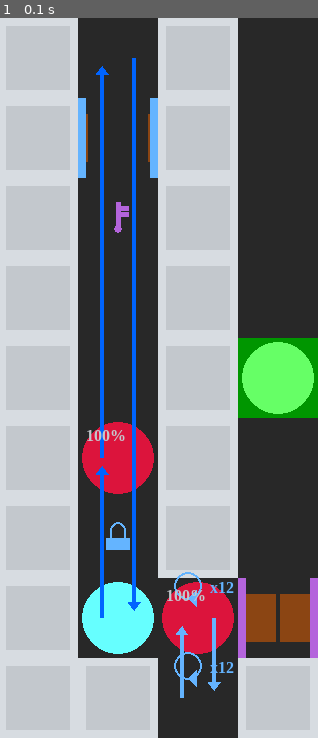
Above: before the commit, frame 1.
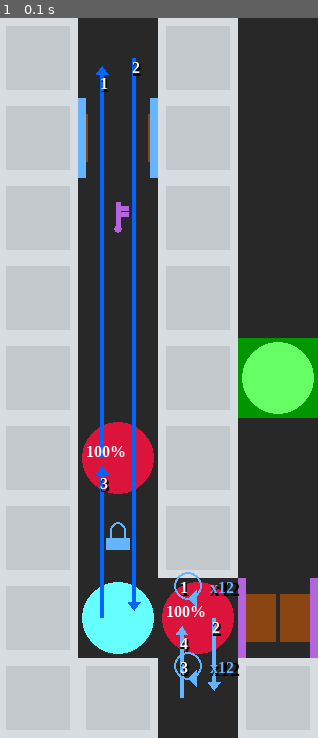
Above: after the commit, the same moment.

Repository: WingedSeal/mazegame
Game: pygame game, started from src/main.py
Same seed, same stepped clock (60 frames per second), same inputs: the game is played once before the commit and once after it.
Inputs:
- Up to frame 1 (0.1 s): no input

The runs differ from the first frame. In frame 1, 0.8% of the frame differs, in the area x 27-76%, y 6-92%.

Commit message:
feat: improve preview quality

Diff:
--- a/src/mazegame/preview.py
+++ b/src/mazegame/preview.py
@@ -7,9 +7,11 @@
 
 from .direction import Direction
 from .game import Game
-from .map import _BLOCK_COLOR, Enemy, Map, SurfsType
-
-
+from .map import Enemy, Map, SurfsType
+
+
+_TEXT_COLOR = pygame.Color(255, 255, 255)
+_TEXT_SHADOW_COLOR = pygame.Color(0, 0, 0)
 _ARROW_PADDING = 0.3
 _ARROW_WIDTH = 0.05
 _ARROW_HEAD_HEIGHT = 0.1
@@ -121,6 +123,12 @@
         self.tile_size, self.screen_width, self.screen_height = self._get_tile_size()
         pygame.init()
         pygame.font.init()
+        self.font = pygame.font.SysFont(
+            "Times New Roman", self.tile_size // 5, bold=True
+        )
+        self.font_shadow = pygame.font.SysFont(
+            "Times New Roman", self.tile_size // 4, bold=True
+        )
         self.display_surface = pygame.display.set_mode(
             (self.screen_width, self.screen_height)
         )
@@ -159,21 +167,24 @@
     def draw_halt(
         self, pos: tuple[int, int], times: int, color: pygame.Color, index: int
     ) -> None:
-        self.surface_overlay.blit(
-            pygame.font.SysFont(
-                "Times New Roman", self.tile_size // 5, bold=True
-            ).render(f"x{times}", True, color),
-            (
-                self.tile_size
-                * (
-                    pos[0]
-                    + _CIRCLE_PADDING_LEFT
-                    + _CIRCLE_OUTER_RADIUS * 2
-                    + _TIMES_PADDING_LEFT
-                ),
-                self.tile_size * (pos[1] + _TIMES_PADDING_TOP),
-            ),
-        )
+        for font, text_color in (
+            (self.font_shadow, _TEXT_SHADOW_COLOR),
+            (self.font, color),
+        ):
+            self.surface_overlay.blit(
+                font.render(f"x{times}", True, text_color),
+                (
+                    self.tile_size
+                    * (
+                        pos[0]
+                        + _CIRCLE_PADDING_LEFT
+                        + _CIRCLE_OUTER_RADIUS * 2
+                        + _TIMES_PADDING_LEFT
+                    ),
+                    self.tile_size * (pos[1] + _TIMES_PADDING_TOP),
+                ),
+            )
+
         pygame.draw.circle(
             self.surface_overlay,
             color,
@@ -236,6 +247,18 @@
                 ),
             ],
         )
+        for font, text_color in (
+            (self.font_shadow, _TEXT_SHADOW_COLOR),
+            (self.font, _TEXT_COLOR),
+        ):
+            self.surface_overlay.blit(
+                font.render(f"{index + 1}", True, text_color),
+                (
+                    self.tile_size
+                    * (pos[0] + _CIRCLE_PADDING_LEFT + (_CIRCLE_INNER_RADIUS / 2)),
+                    self.tile_size * (pos[1]),
+                ),
+            )
 
     def draw_arrow(
         self,
@@ -312,6 +335,17 @@
             ),
         )
         pygame.draw.polygon(self.display_surface, color, arrow_points)
+        for font, text_color in (
+            (self.font_shadow, _TEXT_SHADOW_COLOR),
+            (self.font, _TEXT_COLOR),
+        ):
+            self.surface_overlay.blit(
+                font.render(f"{index + 1}", True, text_color),
+                (
+                    self.tile_size * (left),
+                    self.tile_size * (top),
+                ),
+            )
 
     def run(self) -> None:
         self.display_surface.fill(Game.BG_COLOR)
@@ -343,12 +377,10 @@
                         path_point[0:2], path_point[2:4], path_point[4], color, i
                     )
             self.surface_overlay.blit(
-                pygame.font.SysFont(
-                    "Times New Roman", self.tile_size // 5, bold=True
-                ).render(f"{enemy.chance_to_move:.0%}", True, _BLOCK_COLOR),
+                self.font.render(f"{enemy.chance_to_move:.0%}", True, _TEXT_COLOR),
                 (
                     self.tile_size * (enemy.pos[0] + 0.1),
-                    self.tile_size * (enemy.pos[1] + 0.1),
+                    self.tile_size * (enemy.pos[1] + 0.3),
                 ),
             )
         self.display_surface.blit(self.surface_overlay, self.surface_overlay.get_rect())
